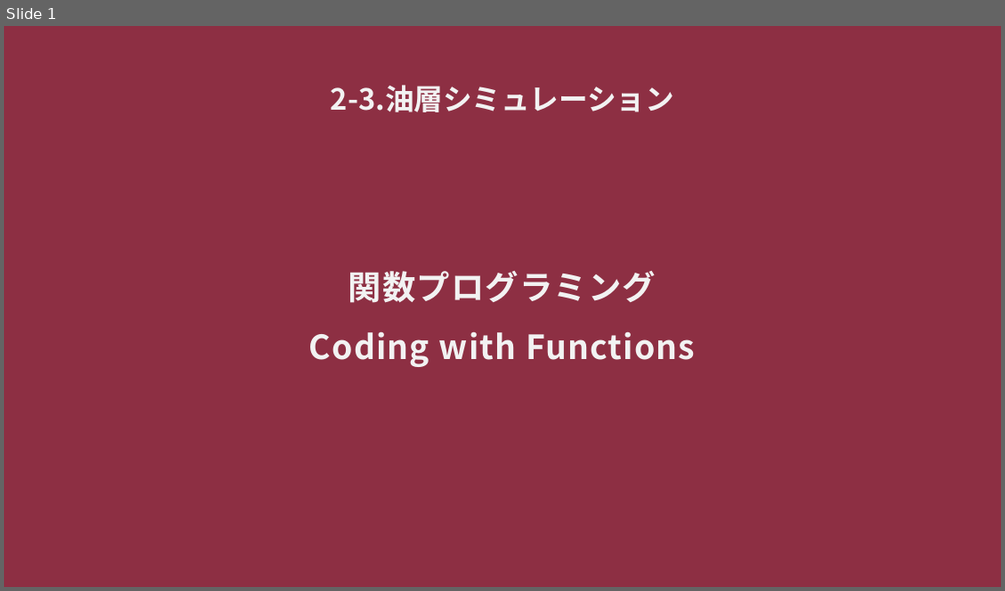
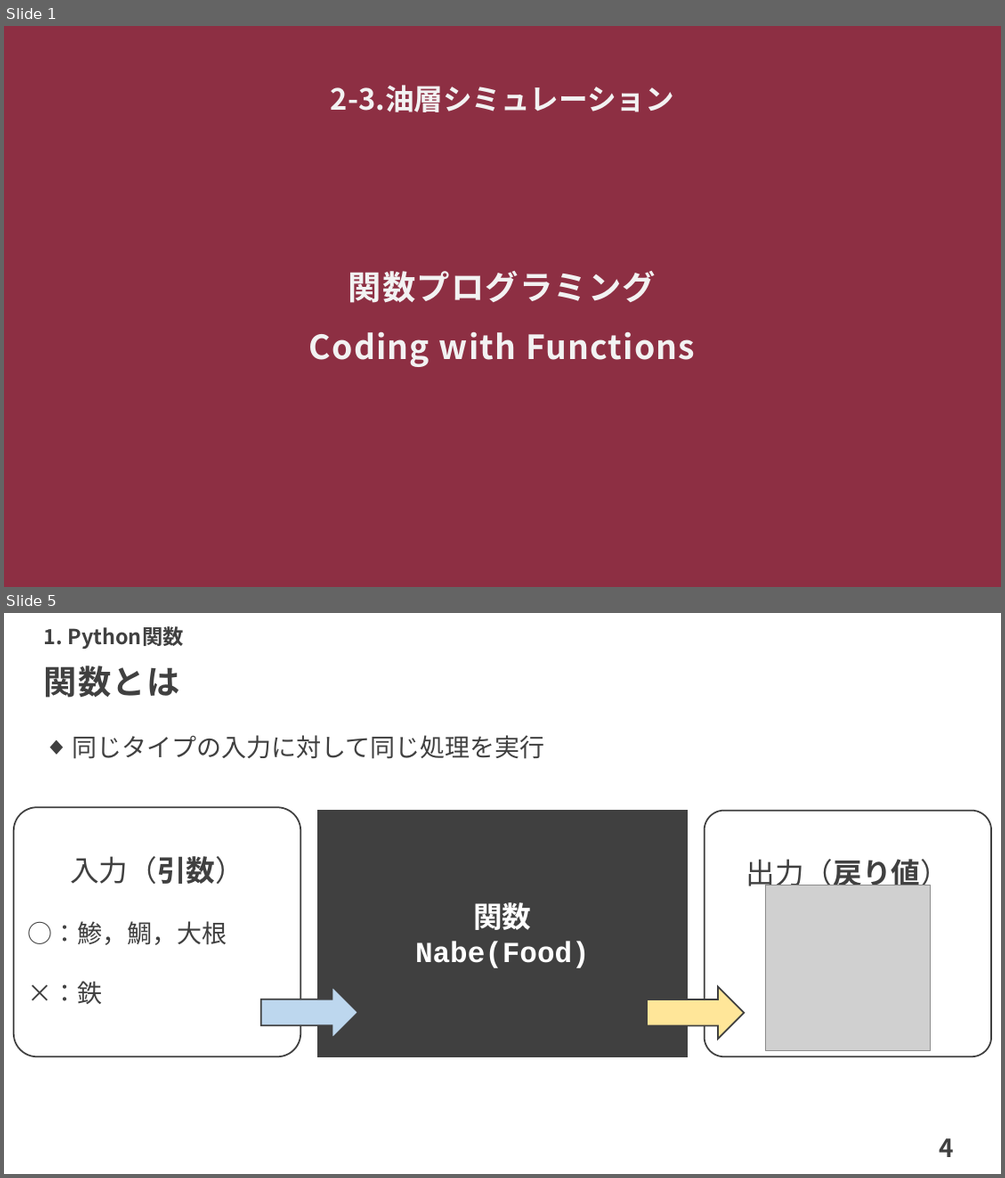
Before and after one commit to te288/intro_to_NA2022, a slide deck: Intro2ResSim/CodingWithFunctions.pptx. Shown one above the other, each under a label of ours: slide 1 before the commit, slides 1 and 5 after it; the slides between them are not shown. The pictures are 1005x591 and 1005x1178 pixels, drawn with LibreOffice and Linux fonts; fonts in the diff are those of the drawing; grey boxes stand for pictures. Boxes give left, top, right and bottom in pixels: in the first picture for what was removed or moved away, otherwise in the second. Text is boxed around its words. In the diff, an @@ line names an element or a change of style, - is before the commit and + after.

```diff
--- a/Intro2ResSim/CodingWithFunctions.pptx
+++ b/Intro2ResSim/CodingWithFunctions.pptx
@@ slide 5 added at [4,613,1001,1174], background #FFFFFF @@
@@ text added at [44,626,184,649], 20 pt, text #404040, bold @@
+1. Python関数
@@ title added at [44,666,180,698], 32 pt, text #404040, bold @@
+関数とは
@@ text added at [72,735,544,759], 24 pt, text #404040 @@
+◆ 同じタイプの入力に対して同じ処理を実行
@@ rounded rectangle added at [14,807,301,1056], outline #404040 1.5 pt, 24 pt, text #404040 @@
+入力（引数）
+○：鯵，鯛，大根
+×：鉄
@@ rectangle added at [319,811,687,1056], fill #404040, outline #404040 1.5 pt, 28 pt, text #FFFFFF, bold @@
+関数
+Nabe(Food)
@@ rounded rectangle added at [704,811,991,1056], outline #404040 1.5 pt, 28 pt, text #404040 @@
+出力（戻り値）
@@ picture added at [765,884,930,1050] @@
@@ right arrow added at [261,986,358,1038], fill #BDD7EE, outline #404040 1.5 pt @@
@@ right arrow added at [647,986,744,1038], fill #FFE699, outline #404040 1.5 pt @@
@@ page number added at [938,1138,954,1157], 24 pt, text #404040, bold @@
+4
```
Also in this commit, not shown: 1 slide changed, 10 other slides added, 1 slide removed, 14 other files.
